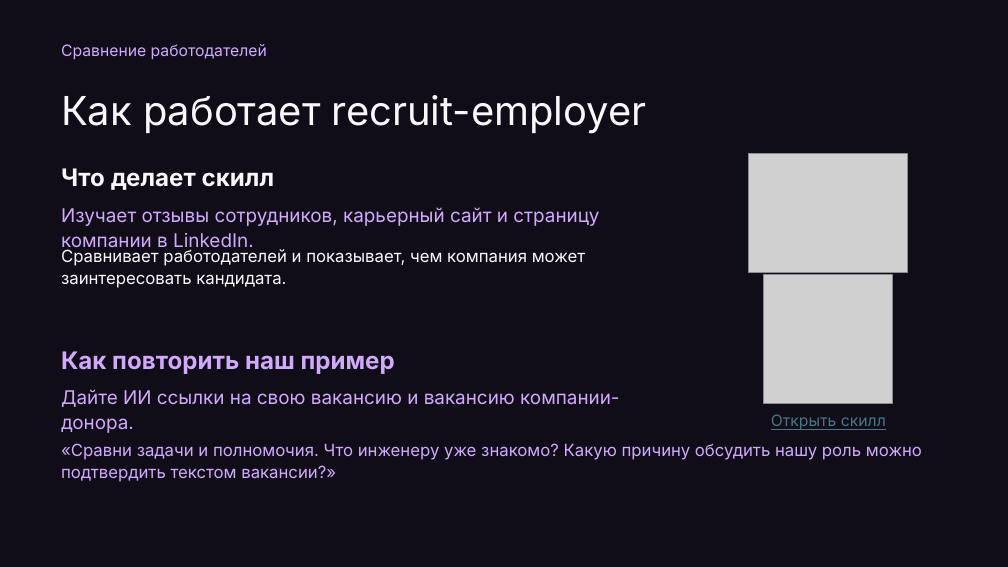
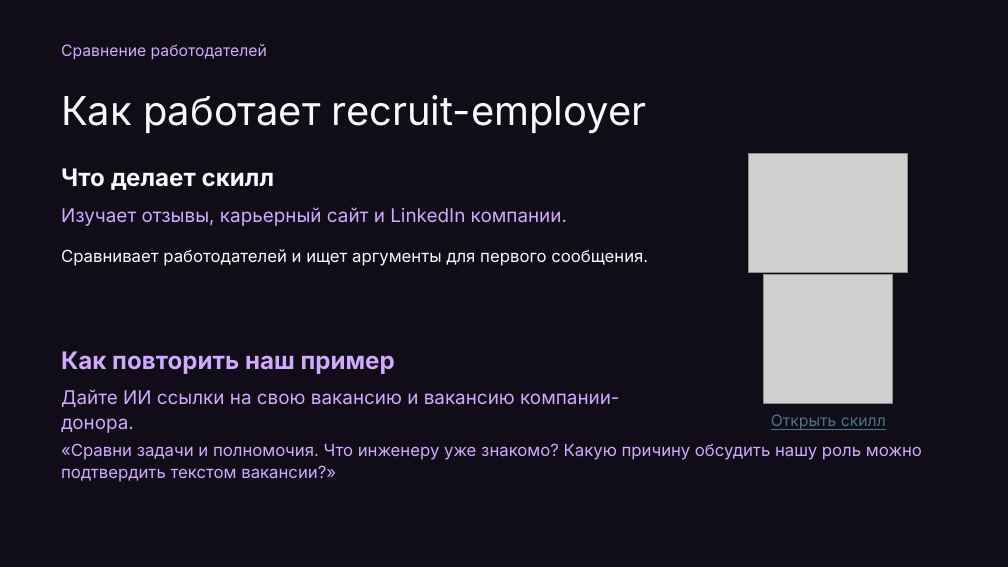
Before and after one commit to Da6ka/ta-meetup-ai-sourcing-2026-11-19, a slide deck: slide 12 of materials/spb-it-recruiter-meetup.pptx (slide 10 before the commit). Drawn at 1008x567 pixels with LibreOffice and Linux fonts; fonts in the diff are those of the drawing; grey boxes stand for pictures. Boxes give left, top, right and bottom in pixels: in the first picture for what was removed or moved away, otherwise in the second. Text is boxed around its words. In the diff, an @@ line names an element or a change of style, - is before the commit and + after.

```diff
--- a/materials/spb-it-recruiter-meetup.pptx
+++ b/materials/spb-it-recruiter-meetup.pptx
@@ text at [61, 207, 567, 226]: text changed @@
-Изучает отзывы сотрудников, карьерный сайт и страницу компании в LinkedIn.
+Изучает отзывы, карьерный сайт и LinkedIn компании.
@@ text at [61, 249, 648, 266]: text changed @@
-Сравнивает работодателей и показывает, чем компания может заинтересовать кандидата.
+Сравнивает работодателей и ищет аргументы для первого сообщения.
```
Also in this commit, not shown: 17 other slides changed, 7 slides added, 6 slides removed, 11 other files.
